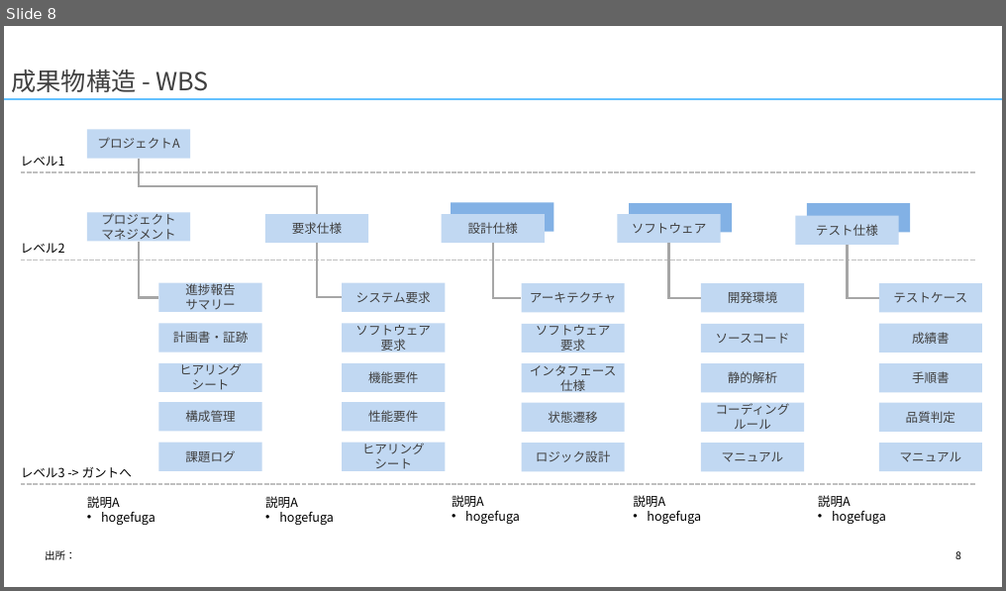
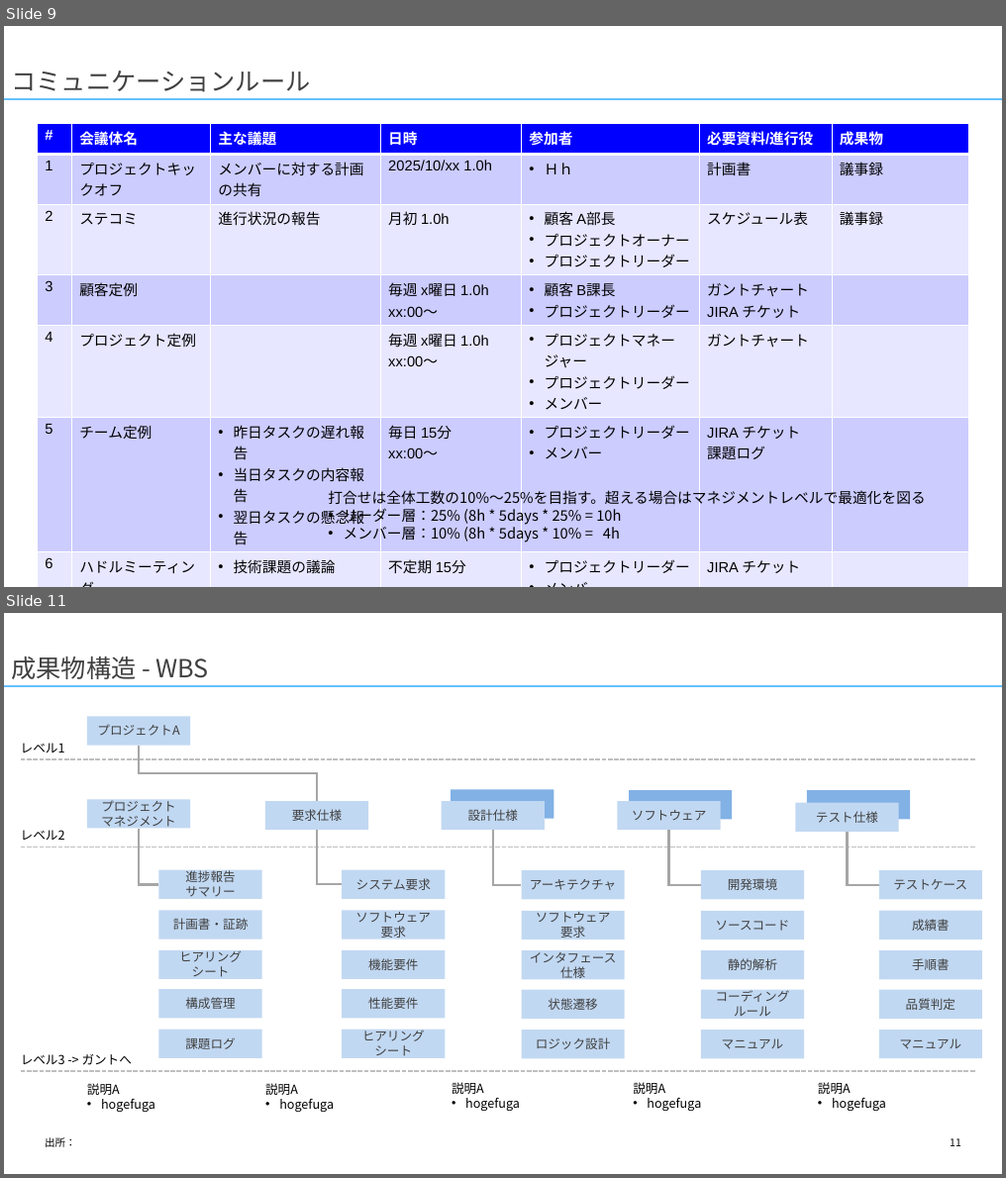
Before and after one commit to yuzucha16/dotfiles, a slide deck: office/Blank.potx. Shown one above the other, each under a label of ours: slide 8 before the commit, slides 9 and 11 after it; the slides between them are not shown. The pictures are 1006x591 and 1006x1178 pixels, drawn with LibreOffice and Linux fonts; fonts in the diff are those of the drawing. Boxes give left, top, right and bottom in pixels: in the first picture for what was removed or moved away, otherwise in the second. Text is boxed around its words. In the diff, an @@ line names an element or a change of style, - is before the commit and + after.

```diff
--- a/office/Blank.potx
+++ b/office/Blank.potx
@@ slide 9 added at (4, 26, 1002, 587), background #FFFFFF; not listed: 1 template element that a slide beside it also shows @@
@@ title added at (12, 71, 311, 92), 24 pt, text #404040 @@
+コミュニケーションルール
@@ table added at (38, 124, 968, 577), 8 rows, 7 columns @@
+# | 会議体名 | 主な議題 | 日時 | 参加者 | 必要資料/進行役 | 成果物
+1 | プロジェクトキックオフ | メンバーに対する計画の共有 | 2025/10/xx 1.0h | Ｈｈ | 計画書 | 議事録
+2 | ステコミ | 進行状況の報告 | 月初 1.0h | 顧客 A部長 / プロジェクトオーナー / プロジェクトリーダー | スケジュール表 | 議事録
+3 | 顧客定例 |  | 毎週 x曜日 1.0h / xx:00～ | 顧客 B課長 / プロジェクトリーダー | ガントチャート / JIRA チケット | 
+4 | プロジェクト定例 |  | 毎週 x曜日 1.0h / xx:00～ | プロジェクトマネージャー / プロジェクトリーダー / メンバー | ガントチャート | 
+5 | チーム定例 | 昨日タスクの遅れ報告 / 当日タスクの内容報告 / 翌日タスクの懸念報告 | 毎日 15分 / xx:00～ | プロジェクトリーダー / メンバー | JIRA チケット / 課題ログ | 
+6 | ハドルミーティング | 技術課題の議論 | 不定期 15分 | プロジェクトリーダー / メンバー | JIRA チケット | 
+7 |  |  |  |  |  | 
@@ text added at (328, 489, 925, 543), 14 pt, text #000000 @@
+打合せは全体工数の10%～25%を目指す。超える場合はマネジメントレベルで最適化を図る
+• リーダー層：25% (8h * 5days * 25% = 10h
+• メンバー層：10% (8h * 5days * 10% = 4h
@@ text added at (45, 558, 75, 564), 10 pt, text #000000 @@
+出所：
@@ page number added at (955, 549, 961, 564), 10 pt, text #000000 @@
+9
@@ what was slide 8 is now slide 11 @@
@@ page number at (949, 1139, 961, 1147): text changed @@
-8
+11
```
Also in this commit, not shown: 1 slide changed, 2 other slides added.
